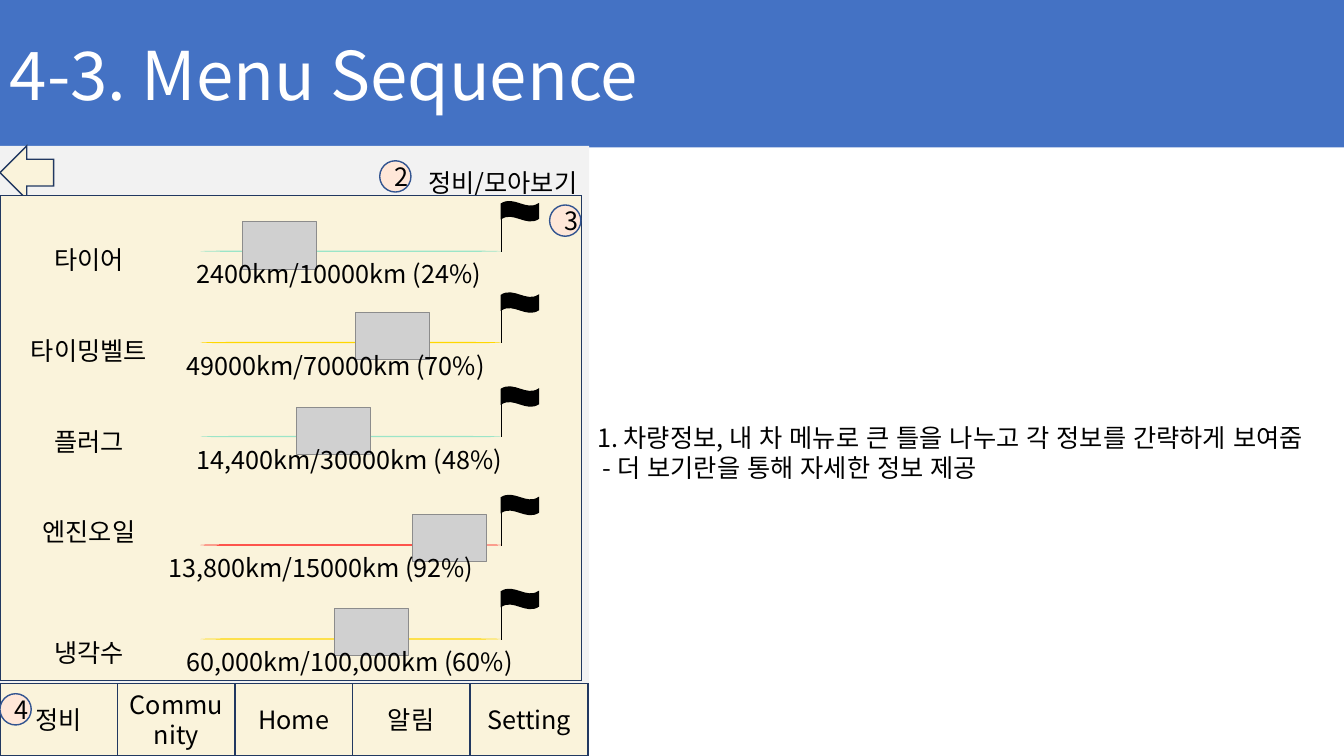
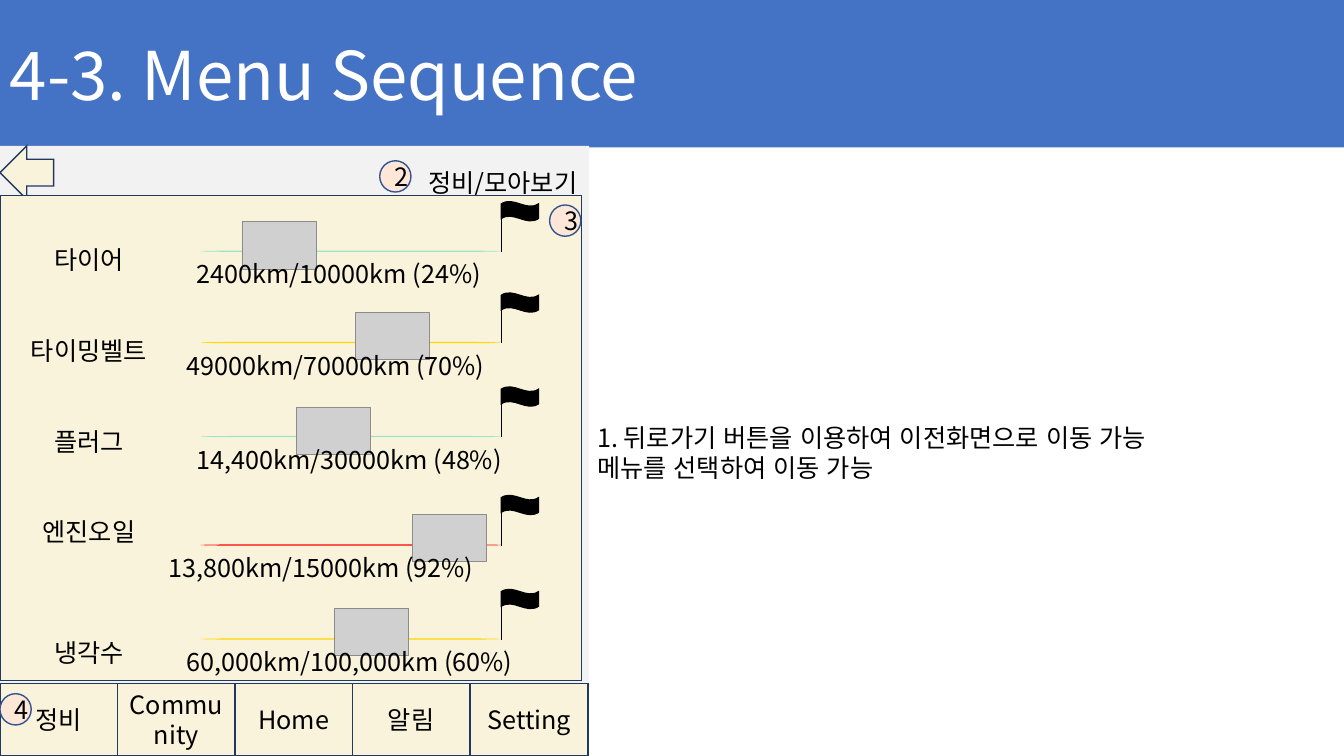
Before and after one commit to ChaeSung-Lee/DJ_InternShip, a slide deck: slide 68 of 2021_Summer/jp.hong/Project_BnC_jph.pptx (slide 66 before the commit). Drawn at 1344x756 pixels with LibreOffice and Linux fonts; fonts in the diff are those of the drawing; grey boxes stand for pictures. Boxes give left, top, right and bottom in pixels: in the first picture for what was removed or moved away, otherwise in the second. Text is boxed around its words. In the diff, an @@ line names an element or a change of style, - is before the commit and + after.

```diff
--- a/2021_Summer/jp.hong/Project_BnC_jph.pptx
+++ b/2021_Summer/jp.hong/Project_BnC_jph.pptx
@@ text at [597,426,1146,479]: text changed @@
-1. 차량정보, 내 차 메뉴로 큰 틀을 나누고 각 정보를 간략하게 보여줌
-- 더 보기란을 통해 자세한 정보 제공
+1. 뒤로가기 버튼을 이용하여 이전화면으로 이동 가능
+메뉴를 선택하여 이동 가능
```
Also in this commit, not shown: 9 other slides changed, 2 slides added.
